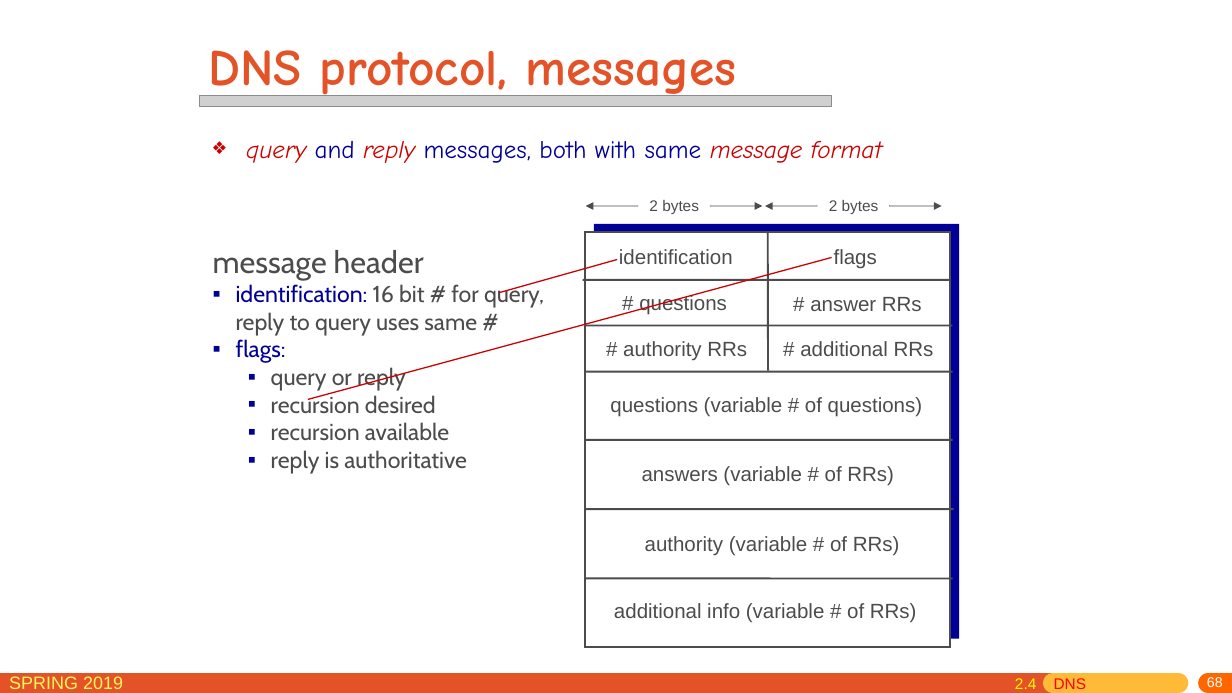
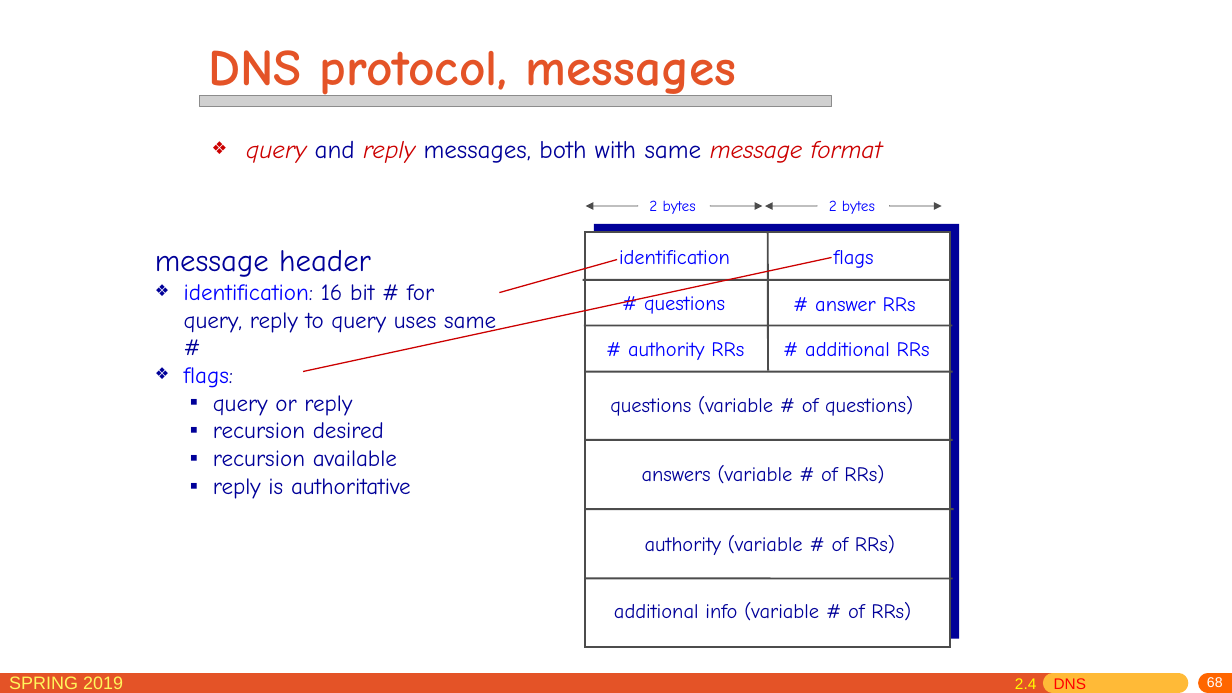
Before and after one commit to jichenghu/PPT_networkDistributed, a slide deck: slide 68 of chapter2.pptx. Drawn at 1232x693 pixels with LibreOffice and Linux fonts; fonts in the diff are those of the drawing; grey boxes stand for pictures. Boxes give left, top, right and bottom in pixels: in the first picture for what was removed or moved away, otherwise in the second. Text is boxed around its words. In the diff, an @@ line names an element or a change of style, - is before the commit and + after.

```diff
--- a/chapter2.pptx
+++ b/chapter2.pptx
@@ text "message header": place and size @@
-text "message header" at box(213, 250, 544, 474)
+text "message header" at box(155, 250, 496, 499)
@@ text "message header" at box(155, 250, 496, 499): font Cabin to Comic Neue; text colour #4C4C4C to #000099 in "message header", "16 bit # for query, reply to ...", "query or reply", "recursion desired" and 2 more places; text colour #000099 to #0000FF in "identification:", "flags:"; bullet ▪ to ❖ @@
@@ font Arial to Comic Neue, text colour #4C4C4C to #0000FF in 8 elements at box(815, 297, 916, 312), box(834, 250, 874, 268), box(805, 342, 930, 357), box(649, 200, 696, 214), box(829, 200, 875, 214), box(644, 292, 725, 314), box(628, 342, 744, 360), box(619, 250, 730, 264) @@
@@ line moved from (308, 399) - (832, 258) to (303, 372) - (832, 258) @@
@@ font Arial to Comic Neue, text colour #4C4C4C to #000099 in 4 elements at box(642, 465, 884, 483), box(610, 396, 913, 416), box(614, 602, 911, 621), box(645, 535, 895, 555) @@
```
Also in this commit, not shown: 2 other slides changed.
